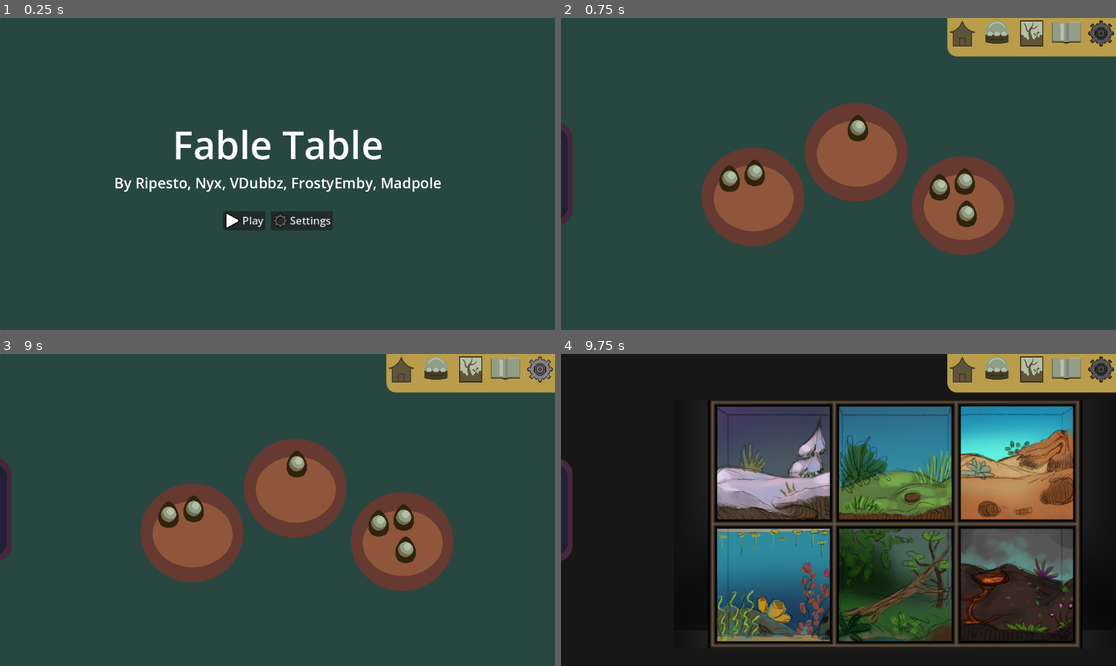
Above: before the commit, frames 1-4 (two rows, left to right).
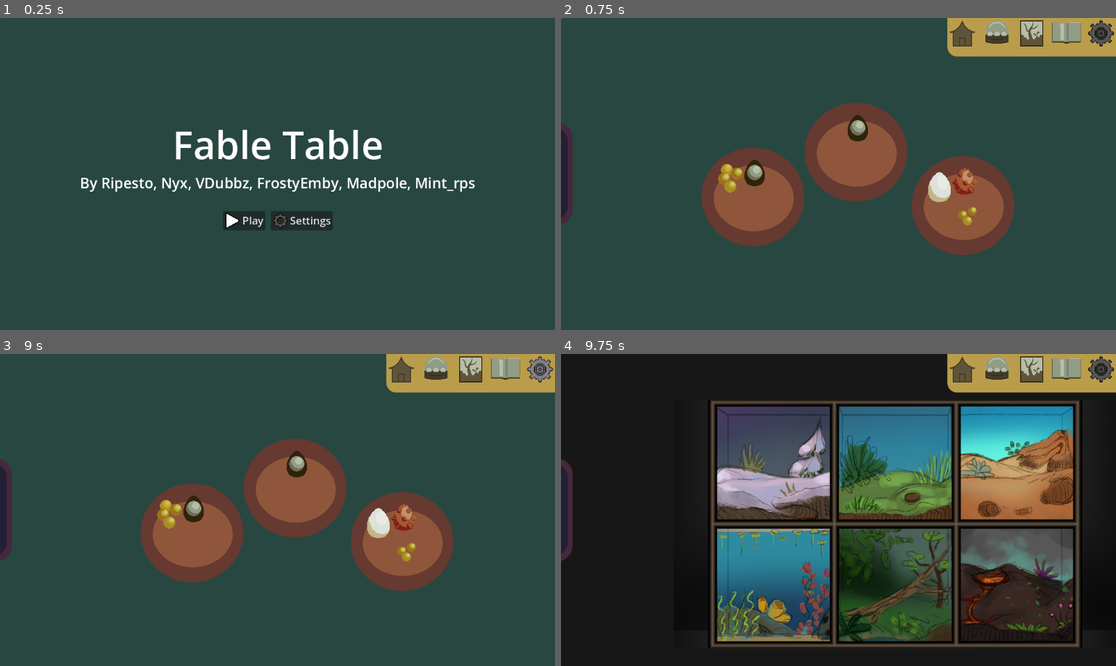
Above: after the commit, the same moments.

Repository: FrostyEmby/cafe-dot-secret-ingredient
Game: Godot game, scene res://scenes/main_menu.tscn
The game is run twice, just before and just after one commit, with the same random seed, the same clock (stepped at 60 frames per second) and the same inputs.
Inputs (mouse positions are in pixels of both pictures, inside the frame that each line leads up to):
- Up to frame 1 (0.25 s): no input
- Up to frame 2 (0.75 s): click "Play" at 0.5 s
- Up to frame 3 (9 s): click (438, 372) at 1.25 s; click (438, 372) at 2 s; click (471, 372) at 2.75 s; click (438, 372) at 3.5 s; click (183, 463) at 4.25 s; click (288, 463) at 5 s; click (388, 463) at 5.75 s; click (183, 566) at 6.5 s; click (288, 566) at 7.25 s; click (388, 566) at 8 s; click (399, 372) at 8.75 s
- Up to frame 4 (9.75 s): click (1032, 372) at 9.5 s

The runs differ from the first frame. In frame 1, 1.5% of the frame differs, in the area x 14-86%, y 51-56%; in frame 2, 1.1%; in frame 3, 1.1%; in frame 4, nothing differs.

Commit message:
Incubator dead or alive
All the checks actually work now. Yay!!!

Diff:
--- a/resources/nest1.tres
+++ b/resources/nest1.tres
@@ -1,8 +1,9 @@
-[gd_resource type="Resource" script_class="NestData" load_steps=10 format=3 uid="uid://b6xug7sh5qc1b"]
+[gd_resource type="Resource" script_class="NestData" load_steps=11 format=3 uid="uid://b6xug7sh5qc1b"]
 
 [ext_resource type="Script" uid="uid://br5o6wci85nr8" path="res://scripts/templates/egg-data.gd" id="1_dejo7"]
 [ext_resource type="Script" uid="uid://bgw7voc2pvri" path="res://scripts/templates/nest-data.gd" id="1_lpmfd"]
 [ext_resource type="Resource" uid="uid://bo03k2xsccltr" path="res://resources/creatures/bird-one.tres" id="2_tdp4d"]
+[ext_resource type="Resource" uid="uid://dosts8w07go7f" path="res://resources/creatures/fire-moth.tres" id="3_tdp4d"]
 
 [sub_resource type="Resource" id="Resource_0i4j1"]
 script = ExtResource("1_dejo7")
@@ -13,7 +14,7 @@
 [sub_resource type="Resource" id="Resource_3yyh7"]
 script = ExtResource("1_dejo7")
 visibility = true
-species = ExtResource("2_tdp4d")
+species = ExtResource("3_tdp4d")
 metadata/_custom_type_script = "uid://br5o6wci85nr8"
 
 [sub_resource type="Resource" id="Resource_nfl45"]
--- a/resources/nest2.tres
+++ b/resources/nest2.tres
@@ -1,25 +1,28 @@
-[gd_resource type="Resource" script_class="NestData" load_steps=10 format=3 uid="uid://dhidbksh1hoq2"]
+[gd_resource type="Resource" script_class="NestData" load_steps=13 format=3 uid="uid://dhidbksh1hoq2"]
 
 [ext_resource type="Script" uid="uid://br5o6wci85nr8" path="res://scripts/templates/egg-data.gd" id="1_hhdhr"]
 [ext_resource type="Resource" uid="uid://bo03k2xsccltr" path="res://resources/creatures/bird-one.tres" id="2_67w5p"]
+[ext_resource type="Resource" uid="uid://ddvixqmre33gs" path="res://resources/creatures/plant-tortoise.tres" id="2_wbu0j"]
 [ext_resource type="Script" uid="uid://bgw7voc2pvri" path="res://scripts/templates/nest-data.gd" id="3_1hp4v"]
+[ext_resource type="Resource" uid="uid://dxqtqoy48cpre" path="res://resources/creatures/nest-parasite.tres" id="3_21bdv"]
+[ext_resource type="Resource" uid="uid://bgpacae1weki4" path="res://resources/creatures/electric-dragonfly.tres" id="4_u80px"]
 
 [sub_resource type="Resource" id="Resource_1hp4v"]
 script = ExtResource("1_hhdhr")
 visibility = true
-species = ExtResource("2_67w5p")
+species = ExtResource("2_wbu0j")
 metadata/_custom_type_script = "uid://br5o6wci85nr8"
 
 [sub_resource type="Resource" id="Resource_wbu0j"]
 script = ExtResource("1_hhdhr")
 visibility = true
-species = ExtResource("2_67w5p")
+species = ExtResource("3_21bdv")
 metadata/_custom_type_script = "uid://br5o6wci85nr8"
 
 [sub_resource type="Resource" id="Resource_21bdv"]
 script = ExtResource("1_hhdhr")
 visibility = true
-species = ExtResource("2_67w5p")
+species = ExtResource("4_u80px")
 metadata/_custom_type_script = "uid://br5o6wci85nr8"
 
 [sub_resource type="Resource" id="Resource_u80px"]
--- /dev/null
+++ b/scenes/egg_gen.tscn
@@ -0,0 +1,9 @@
+[gd_scene load_steps=2 format=3 uid="uid://bijfo0tkv3b3j"]
+
+[ext_resource type="Script" uid="uid://c1fplubi2jjwu" path="res://scripts/egg_generation.gd" id="1_8dnlt"]
+
+[node name="Egg-Gen" type="Timer"]
+wait_time = 10.0
+one_shot = true
+autostart = true
+script = ExtResource("1_8dnlt")
--- a/scenes/incubator-room.tscn
+++ b/scenes/incubator-room.tscn
@@ -1,9 +1,10 @@
-[gd_scene load_steps=7 format=3 uid="uid://csy6oy6sctiow"]
+[gd_scene load_steps=8 format=3 uid="uid://csy6oy6sctiow"]
 
 [ext_resource type="Script" uid="uid://dh73ql5mfjxqs" path="res://scripts/incubator-room.gd" id="1_lerr0"]
 [ext_resource type="Texture2D" uid="uid://bunldmv1vprgp" path="res://art/icons/shelf_dragger.png" id="2_glcki"]
 [ext_resource type="PackedScene" uid="uid://bi7vr8n2y7b5" path="res://scenes/egg_shelf.tscn" id="3_t4njw"]
 [ext_resource type="PackedScene" uid="uid://bvmhui71lfmc4" path="res://scenes/incubators.tscn" id="4_83g0e"]
+[ext_resource type="PackedScene" uid="uid://bijfo0tkv3b3j" path="res://scenes/egg_gen.tscn" id="6_qyx4e"]
 [ext_resource type="PackedScene" uid="uid://b085dkuk7uq8r" path="res://scenes/mini_menu.tscn" id="8_ebtcn"]
 
 [sub_resource type="StyleBoxEmpty" id="StyleBoxEmpty_ic351"]
@@ -48,12 +49,8 @@
 offset_left = 802.0
 offset_right = 1152.0
 
-[node name="Egg-Gen" type="Timer" parent="."]
-wait_time = 10.0
-one_shot = true
-autostart = true
+[node name="Egg-Gen" parent="." instance=ExtResource("6_qyx4e")]
 
 [connection signal="selection" from="BoxContainer/HSplitContainer/Egg Shelf" to="." method="_on_egg_selection"]
 [connection signal="hatch_select" from="BoxContainer/HSplitContainer/Incubators" to="BoxContainer/HSplitContainer/Egg Shelf" method="_on_incubators_hatch_select"]
 [connection signal="selection" from="BoxContainer/HSplitContainer/Incubators" to="." method="_on_incubator_selection"]
-[connection signal="timeout" from="Egg-Gen" to="." method="_on_egg_gen_timeout"]
--- a/scenes/main_menu.tscn
+++ b/scenes/main_menu.tscn
@@ -36,7 +36,7 @@
 
 [node name="Subtitle" type="Label" parent="PanelContainer/VBoxContainer"]
 layout_mode = 2
-text = "By Ripesto, Nyx, VDubbz, FrostyEmby, Madpole"
+text = "By Ripesto, Nyx, VDubbz, FrostyEmby, Madpole, Mint_rps"
 label_settings = SubResource("LabelSettings_jix8l")
 horizontal_alignment = 1
 
@@ -78,7 +78,6 @@
 [node name="AudioStreamPlayer" type="AudioStreamPlayer" parent="."]
 stream = ExtResource("6_rtw2f")
 autoplay = true
-bus = &"Music"
 
 [connection signal="pressed" from="PanelContainer/VBoxContainer/HBoxContainer/Play" to="." method="_on_play_pressed"]
 [connection signal="pressed" from="PanelContainer/VBoxContainer/HBoxContainer/Settings" to="." method="_on_settings_pressed"]
--- a/scenes/terrarium.tscn
+++ b/scenes/terrarium.tscn
@@ -21,6 +21,7 @@
 [ext_resource type="Texture2D" uid="uid://dbydrte2rg8sm" path="res://art/icons/gear-big-hover.png" id="13_skqsh"]
 [ext_resource type="Texture2D" uid="uid://bunldmv1vprgp" path="res://art/icons/shelf_dragger.png" id="17_kstpm"]
 [ext_resource type="PackedScene" uid="uid://bi7vr8n2y7b5" path="res://scenes/egg_shelf.tscn" id="18_vusgt"]
+[ext_resource type="PackedScene" uid="uid://bijfo0tkv3b3j" path="res://scenes/egg_gen.tscn" id="22_skqsh"]
 
 [sub_resource type="StyleBoxFlat" id="StyleBoxFlat_pf7wg"]
 bg_color = Color(0.09048235, 0.09048236, 0.0904823, 1)
@@ -433,10 +434,7 @@
 texture_pressed = ExtResource("13_skqsh")
 texture_hover = ExtResource("13_skqsh")
 
-[node name="Egg-Gen" type="Timer" parent="."]
-wait_time = 10.0
-one_shot = true
-autostart = true
+[node name="Egg-Gen" parent="." instance=ExtResource("22_skqsh")]
 
 [connection signal="selection" from="BoxContainer/HSplitContainer/Egg Shelf" to="." method="_on_egg_shelf_selection"]
 [connection signal="selection" from="Snow" to="." method="_on_snow_selection"]
@@ -450,4 +448,3 @@
 [connection signal="pressed" from="Vertical Mini Menu/VBoxContainer/Terrarium" to="Vertical Mini Menu" method="_on_terrarium_pressed"]
 [connection signal="pressed" from="Vertical Mini Menu/VBoxContainer/Bestiary" to="Vertical Mini Menu" method="_on_bestiary_pressed"]
 [connection signal="pressed" from="Vertical Mini Menu/VBoxContainer/Settings" to="Vertical Mini Menu" method="_on_settings_pressed"]
-[connection signal="timeout" from="Egg-Gen" to="." method="_on_egg_gen_timeout"]
--- a/scripts/egg.gd
+++ b/scripts/egg.gd
@@ -75,10 +75,11 @@
 
 # Which will it be? Hope your placement was right!
 func _hatch_or_death():
-	if info.placement == info.species.incubator:
+	if info.placement != info.species.incubator:
+		print("PLACEMENT IS ", info.placement, " and SHOULD BE ", info.species.incubator)
+		_dead()
+	else:
 		_hatch()
-	else:
-		_dead()
 
 
 func _hatch():
--- /dev/null
+++ b/scripts/egg_generation.gd
@@ -0,0 +1,5 @@
+extends Timer
+var save : Save = load("res://resources/save.tres")
+
+func timeout():
+	save.egg_fill = true
--- a/scripts/hatchery.gd
+++ b/scripts/hatchery.gd
@@ -4,6 +4,26 @@
 signal selection(hatchery : Hatchery)
 signal hatch_select(egg : Egg)
 var save : Save = load("res://resources/save.tres")
+
+
+func _place():
+	match self.name.to_lower():
+		"all":
+			return CreatureStats.hatchery.ALL
+		"cold_dry":
+			return CreatureStats.hatchery.COLD_DRY
+		"cold_wet":
+			return CreatureStats.hatchery.COLD_WET
+		"temp_dry":
+			return CreatureStats.hatchery.TEMPERATE_DRY
+		"temp_wet":
+			return CreatureStats.hatchery.TEMPERATE_WET
+		"hot_dry":
+			return CreatureStats.hatchery.HOT_DRY
+		"hot_wet":
+			return CreatureStats.hatchery.HOT_WET
+		_:
+			return CreatureStats.hatchery.NONE
 
 
 func has_space():
@@ -17,6 +37,7 @@
 	for new_egg in find_children("Egg*"):
 		if not new_egg.visible:
 			new_egg.setup(egg.info)
+			new_egg.info.placement = _place()
 			new_egg.change_visibility(true)
 			new_egg.incubate()
 			_save()
--- a/scripts/incubator-room.gd
+++ b/scripts/incubator-room.gd
@@ -12,9 +12,8 @@
 	# if hatchery has space, then proceed with matching
 	if hatchery_match.has_space():
 		# turn off the button and visibility to make egg disappear
-		egg_match.visible = false
-		save.shelf[egg_match.name.to_lower()].visibility = false
-		save.shelf[egg_match.name.to_lower()].species = egg_match.info.species
+		egg_match.change_visibility(false)
+		#egg_match.info.placement = _place()
 
 		# use egg button data to add that variety to the hatchery
 		hatchery_match.add_egg(egg_match)
--- a/scripts/terrarium_room.gd
+++ b/scripts/terrarium_room.gd
@@ -1,6 +1,4 @@
 extends Control
-
-var save = load("res://resources/save.tres")
 
 var creature_selected : bool = false
 var creature_match : Egg
@@ -43,7 +41,3 @@
 
 func _on_lava_selection(terrarium : Terrarium) -> void:
 	_match(terrarium)
-
-
-func _on_egg_gen_timeout() -> void:
-	save.egg_fill = true
Not shown: 1 places in scenes/terrarium.tscn that only renumber resources
Not shown, added: scripts/egg_generation.gd.uid
